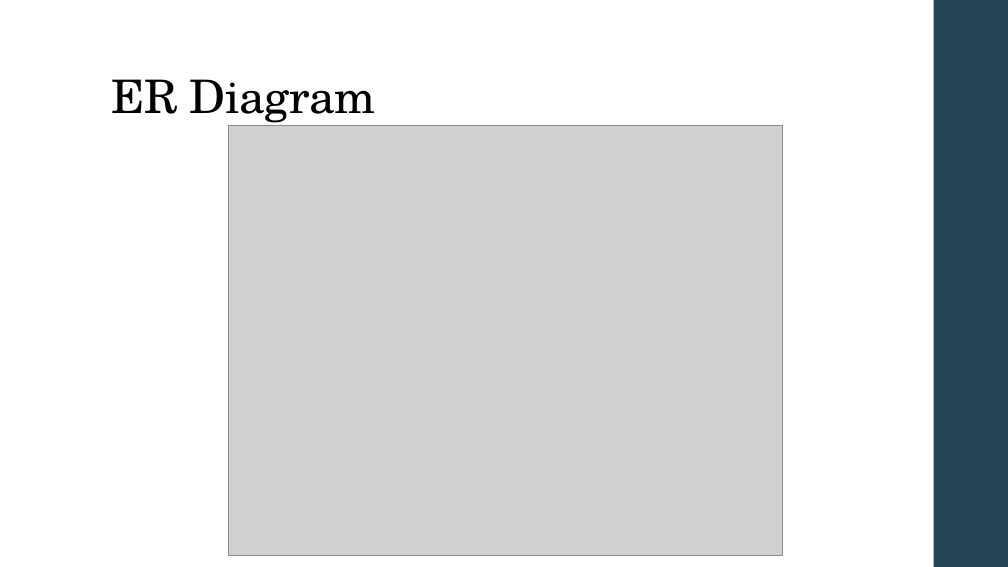
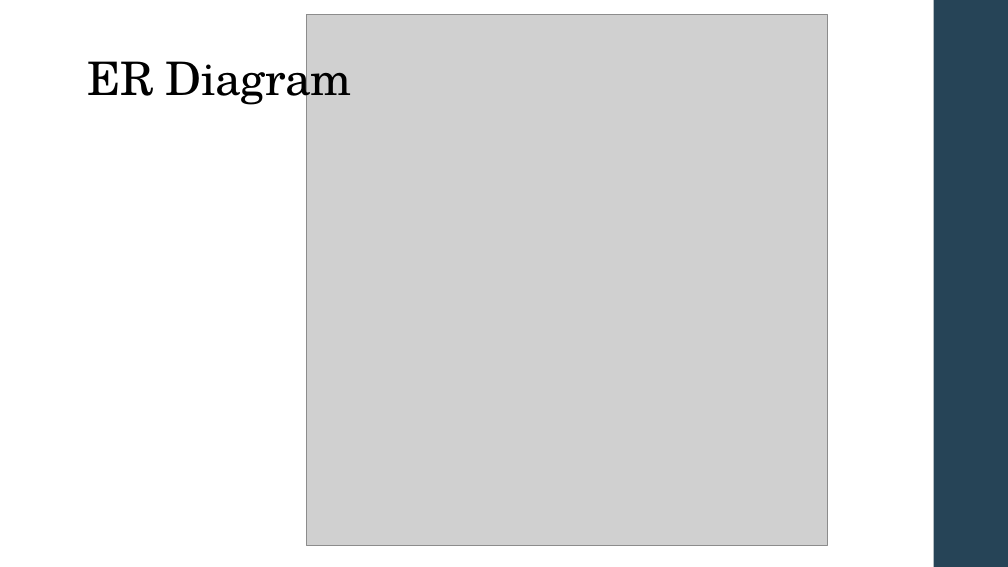
Before and after one commit to vThushy/Vrt_ShoppingCart, a slide deck: slide 3 of Docs/ShoppingCart.pptx. Drawn at 1008x567 pixels with LibreOffice and Linux fonts; fonts in the diff are those of the drawing; grey boxes stand for pictures. Boxes give left, top, right and bottom in pixels: in the first picture for what was removed or moved away, otherwise in the second. Text is boxed around its words. In the diff, an @@ line names an element or a change of style, - is before the commit and + after.

```diff
--- a/Docs/ShoppingCart.pptx
+++ b/Docs/ShoppingCart.pptx
@@ title "ER Diagram" rewrapped from box(112, 79, 376, 127) to box(88, 49, 352, 109) @@
@@ picture: place and size @@
-picture at box(228, 125, 782, 556)
+picture at box(306, 14, 827, 545)
```
Also in this commit, not shown: 2 other slides changed, 3 slides added, 11 other files.
